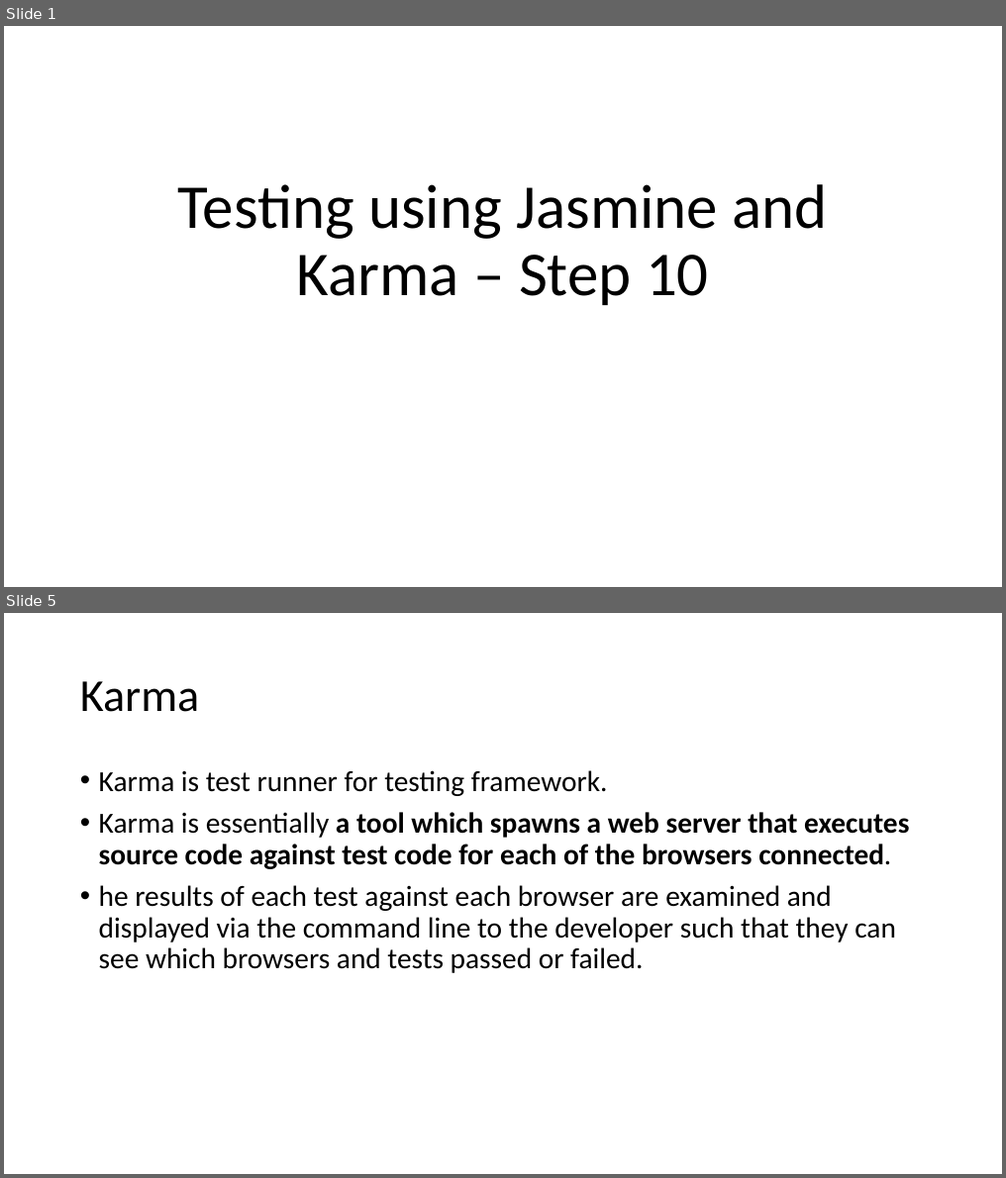
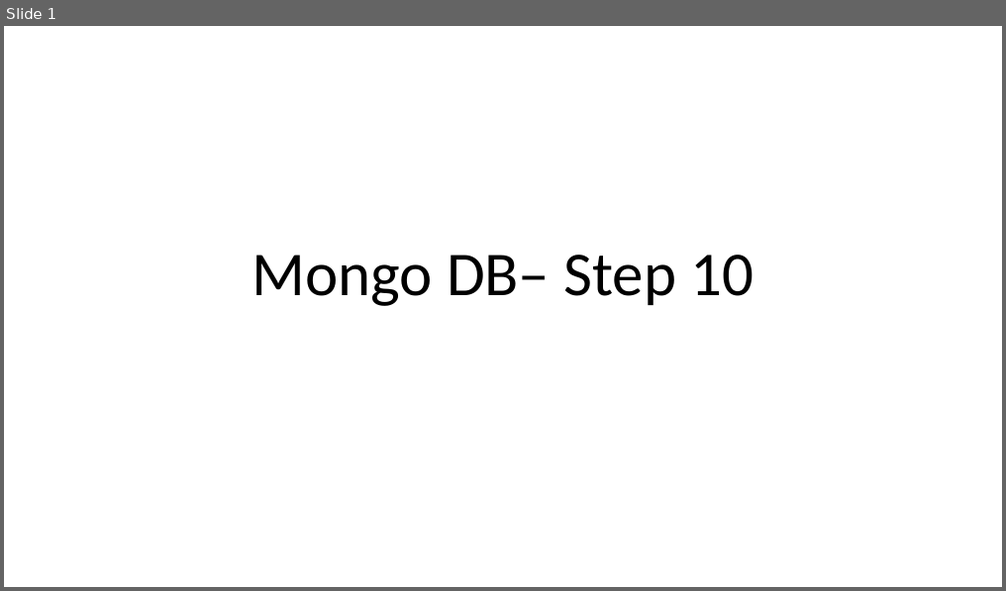
Before and after one commit to Kaleakash/mean_stack_running_capstone, a slide deck: Phase 3/Step 12 - Mongo DB Database.pptx. Shown one above the other, each under a label of ours: slides 1 and 5 before the commit, slide 1 after it; the slides between them are not shown. The pictures are 1006x1178 and 1006x591 pixels, drawn with LibreOffice and Linux fonts; fonts in the diff are those of the drawing. Boxes give left, top, right and bottom in pixels: in the first picture for what was removed or moved away, otherwise in the second. Text is boxed around its words. In the diff, an @@ line names an element or a change of style, - is before the commit and + after.

```diff
--- a/Phase 3/Step 12 - Mongo DB Database.pptx
+++ b/Phase 3/Step 12 - Mongo DB Database.pptx
@@ slide 5 removed at <box>4,613,1002,1174</box>, background #FFFFFF @@
@@ title removed at <box>80,681,199,712</box> @@
-Karma
@@ text removed at <box>99,770,909,973</box> @@
-• Karma is test runner for testing framework.
-• Karma is essentially a tool which spawns a web server that executes source code against test code for each of the browsers connected.
-• he results of each test against each browser are examined and displayed via the command line to the developer such that they can see which browsers and tests passed or failed.
@@ slide 1 changed as well @@
@@ title at <box>252,255,754,306</box>: text changed @@
-Testing using Jasmine and Karma – Step 10
+Mongo DB– Step 10
```
Also in this commit, not shown: 1 other slide changed, 8 slides added, 22 other slides removed, 3 other files.
